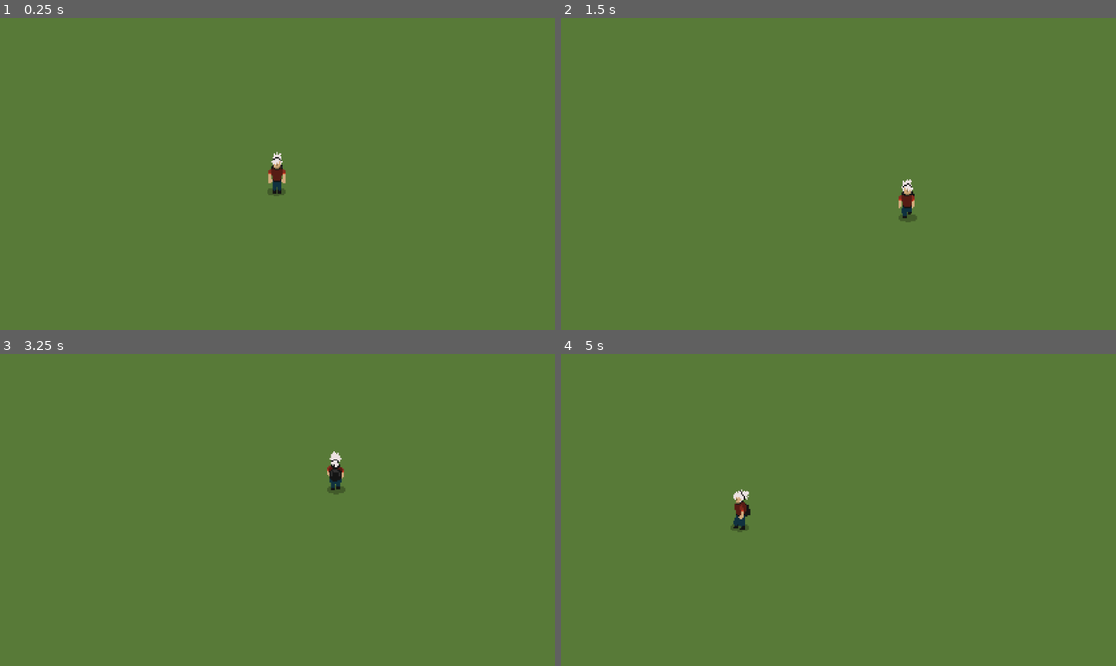
Above: before the commit, frames 1-4 (two rows, left to right).
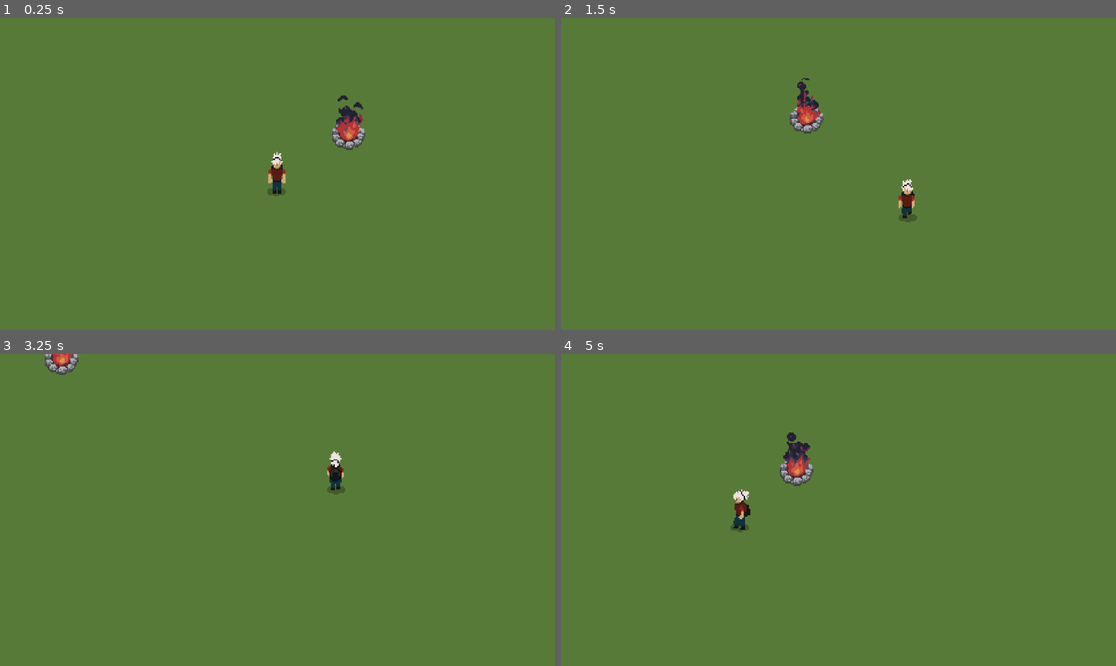
Above: after the commit, the same moments.

Repository: DenysSkobalo/University-Project
Game: Godot game, scene res://scenes/Island/island.tscn
Same seed, same stepped clock (60 frames per second), same inputs: the game is played once before the commit and once after it.
Inputs:
- Up to frame 1 (0.25 s): no input
- Up to frame 2 (1.5 s): hold D (Right) 0.53-1.28 s; hold S (Down) from 1.28 s (still down)
- Up to frame 3 (3.25 s): release S (Down) at 2.03 s; hold D (Right) 2.03-2.78 s; hold W (Up) from 2.78 s (still down)
- Up to frame 4 (5 s): release W (Up) at 3.53 s; hold A (Left) from 3.53 s (still down)

The runs differ from the first frame. In frame 1, 0.7% of the frame differs, in the area x 59-66%, y 24-43%; in frame 2, 0.6%; in frame 3, 0.3%; in frame 4, 0.7%, in the area x 39-46%, y 25-43%.

Commit message:
added a campfire and its animation

Diff:
--- /dev/null
+++ b/scenes/Campfire/campfire.tscn
@@ -0,0 +1,82 @@
+[gd_scene load_steps=12 format=3 uid="uid://disjv075cbxnf"]
+
+[ext_resource type="Texture2D" uid="uid://ci54nn0euw3um" path="res://assets/Campfire/spr_campfire_burning.png" id="2_n1j46"]
+
+[sub_resource type="AtlasTexture" id="AtlasTexture_pblrr"]
+atlas = ExtResource("2_n1j46")
+region = Rect2(0, 0, 32, 64)
+
+[sub_resource type="AtlasTexture" id="AtlasTexture_3wa56"]
+atlas = ExtResource("2_n1j46")
+region = Rect2(32, 0, 32, 64)
+
+[sub_resource type="AtlasTexture" id="AtlasTexture_pl8bv"]
+atlas = ExtResource("2_n1j46")
+region = Rect2(64, 0, 32, 64)
+
+[sub_resource type="AtlasTexture" id="AtlasTexture_hqbyj"]
+atlas = ExtResource("2_n1j46")
+region = Rect2(96, 0, 32, 64)
+
+[sub_resource type="AtlasTexture" id="AtlasTexture_eghn6"]
+atlas = ExtResource("2_n1j46")
+region = Rect2(128, 0, 32, 64)
+
+[sub_resource type="AtlasTexture" id="AtlasTexture_fvghn"]
+atlas = ExtResource("2_n1j46")
+region = Rect2(160, 0, 32, 64)
+
+[sub_resource type="AtlasTexture" id="AtlasTexture_h6tbx"]
+atlas = ExtResource("2_n1j46")
+region = Rect2(192, 0, 32, 64)
+
+[sub_resource type="AtlasTexture" id="AtlasTexture_6srag"]
+atlas = ExtResource("2_n1j46")
+region = Rect2(224, 0, 32, 64)
+
+[sub_resource type="SpriteFrames" id="SpriteFrames_ivaod"]
+animations = [{
+"frames": [{
+"duration": 1.0,
+"texture": SubResource("AtlasTexture_pblrr")
+}, {
+"duration": 1.0,
+"texture": SubResource("AtlasTexture_3wa56")
+}, {
+"duration": 1.0,
+"texture": SubResource("AtlasTexture_pl8bv")
+}, {
+"duration": 1.0,
+"texture": SubResource("AtlasTexture_hqbyj")
+}, {
+"duration": 1.0,
+"texture": SubResource("AtlasTexture_eghn6")
+}, {
+"duration": 1.0,
+"texture": SubResource("AtlasTexture_fvghn")
+}, {
+"duration": 1.0,
+"texture": SubResource("AtlasTexture_h6tbx")
+}, {
+"duration": 1.0,
+"texture": SubResource("AtlasTexture_6srag")
+}],
+"loop": true,
+"name": &"Burning",
+"speed": 5.0
+}]
+
+[sub_resource type="CapsuleShape2D" id="CapsuleShape2D_2tkxq"]
+radius = 15.0
+height = 50.0
+
+[node name="Campfire" type="CharacterBody2D"]
+
+[node name="AnimatedSprite2D" type="AnimatedSprite2D" parent="."]
+sprite_frames = SubResource("SpriteFrames_ivaod")
+animation = &"Burning"
+autoplay = "Burning"
+
+[node name="CollisionShape2D" type="CollisionShape2D" parent="."]
+position = Vector2(0, 5)
+shape = SubResource("CapsuleShape2D_2tkxq")
--- a/scenes/Island/island.tscn
+++ b/scenes/Island/island.tscn
@@ -1,8 +1,9 @@
-[gd_scene load_steps=8 format=3 uid="uid://caprtfuivr2yb"]
+[gd_scene load_steps=9 format=3 uid="uid://caprtfuivr2yb"]
 
 [ext_resource type="Texture2D" uid="uid://b6ph3ruxqd613" path="res://assets/forest_tile_set/ground.png" id="1_xsohi"]
 [ext_resource type="Texture2D" uid="uid://dqusu8vkga1yk" path="res://assets/forest_tile_set/water.png" id="2_ddhlq"]
 [ext_resource type="PackedScene" uid="uid://5knjfvrne1bm" path="res://scenes/Player/player.tscn" id="2_hjsud"]
+[ext_resource type="PackedScene" uid="uid://disjv075cbxnf" path="res://scenes/Campfire/campfire.tscn" id="4_40136"]
 
 [sub_resource type="TileSetAtlasSource" id="TileSetAtlasSource_01hnq"]
 texture = ExtResource("1_xsohi")
@@ -229,3 +230,6 @@
 
 [node name="Player" parent="." instance=ExtResource("2_hjsud")]
 position = Vector2(504, 375)
+
+[node name="Campfire" parent="." instance=ExtResource("4_40136")]
+position = Vector2(565, 324)
--- a/scenes/Player/player.gd
+++ b/scenes/Player/player.gd
@@ -1,22 +1,31 @@
 extends CharacterBody2D
 
+# Accessing the AnimatedSprite2D node
 #@onready var anim = get_node("AnimatedSprite2D")
 @onready var anim = $AnimatedSprite2D
+
+# Speed variable for the character
 @export var speed: int = 150
 
+# Variable to store the current direction of character movement
 var direction: Vector2 = Vector2.ZERO
-# Save last direction move
+# Variable to store the last direction of character movement
 var last_direction: Vector2 = Vector2.DOWN
 
+# Processing user input
 func _process(delta):
 	direction = Input.get_vector("Left","Right","Up","Down")
 
+# Physics processing for movement and animation
 func _physics_process(delta):
+	# Calculating velocity based on direction
 	velocity = direction * speed
 
+	# Checking if the character is moving
 	if direction != Vector2.ZERO:
 		last_direction = direction
 
+		# Choosing animation based on movement direction
 		if direction.y < 0:
 			anim.play("Up Walk"	)
 		elif direction.y > 0:
@@ -25,9 +34,11 @@
 			anim.play("Side Walk")
 			anim.flip_h = direction.x > 0
 	else:
+		# Gradually reducing speed to zero
 		velocity.x = move_toward(velocity.x, 0, speed)
 		velocity.y = move_toward(velocity.y, 0, speed)
 
+		# Choosing the Idle animation based on the last direction of movement
 		if last_direction.y < 0:
 			anim.play("Up Idle")
 		elif last_direction.y > 0:
Binary file added: assets/Campfire/spr_campfire_burning.png
Not shown, added: assets/Campfire/spr_campfire_burning.png.import
Binary file added: assets/Campfire/spr_campfire_idle.png
Not shown, added: assets/Campfire/spr_campfire_idle.png.import
Binary file added: assets/Campfire/spr_campfire_starting.png
Not shown, added: assets/Campfire/spr_campfire_starting.png.import
Binary file removed: assets/Sprite-sheet-campfire.png
